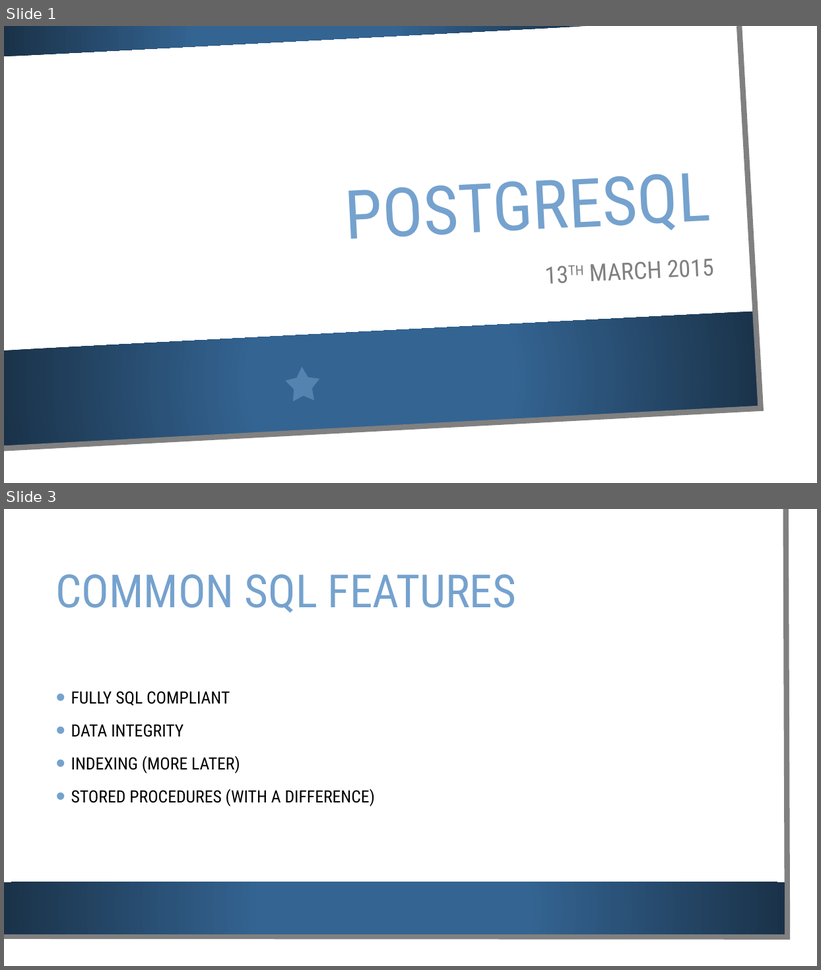
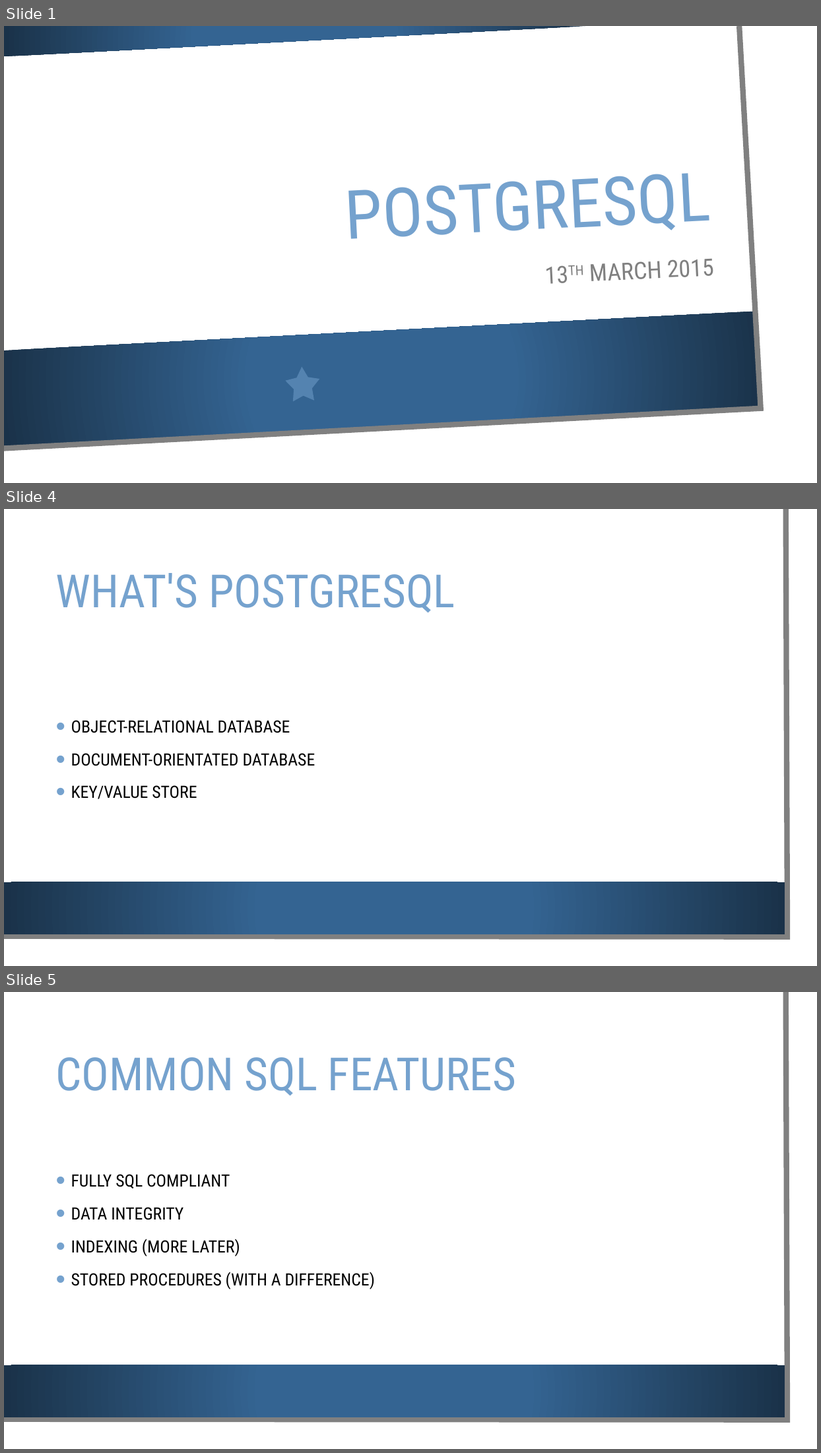
Before and after one commit to Alanmugz/PostGreSQL, a slide deck: PostgreSQL.pptx. Shown one above the other, each under a label of ours: slides 1 and 3 before the commit, slides 1, 4 and 5 after it; the slides between them are not shown. The pictures are 821x970 and 821x1453 pixels, drawn with LibreOffice and Linux fonts; fonts in the diff are those of the drawing; background and template pictures are left out. Boxes give left, top, right and bottom in pixels: in the first picture for what was removed or moved away, otherwise in the second. Text is boxed around its words. In the diff, an @@ line names an element or a change of style, - is before the commit and + after.

```diff
--- a/PostgreSQL.pptx
+++ b/PostgreSQL.pptx
@@ slide 4 added at (x1=4, y1=509, x2=817, y2=966), background picture (left out); not listed: 3 template elements that a slide beside it also shows @@
@@ title added at (x1=56, y1=573, x2=455, y2=613), 54 pt, text #75A2CE @@
+WHAT'S POSTGRESQL
@@ text added at (x1=71, y1=720, x2=316, y2=799), 20 pt, text #000000 @@
+• OBJECT-RELATIONAL DATABASE
+• DOCUMENT-ORIENTATED DATABASE
+• KEY/VALUE STORE
@@ what was slide 3 is now slide 5 @@
```
Also in this commit, not shown: 5 slides changed, 4 other slides added.
